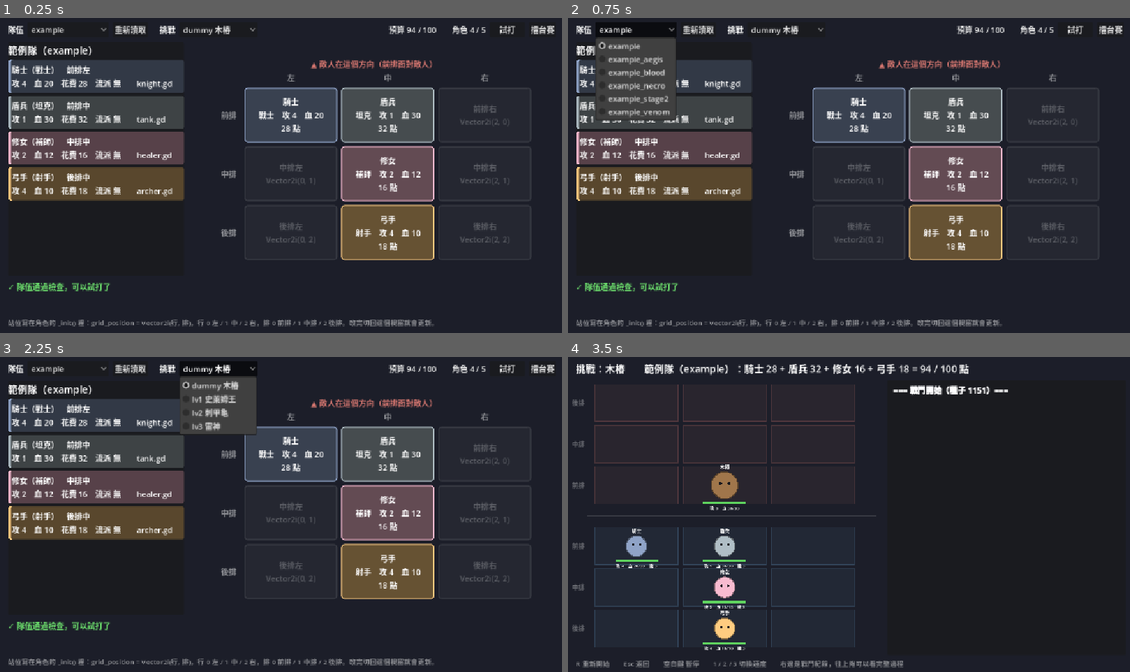
Above: before the commit, frames 1-4 (two rows, left to right).
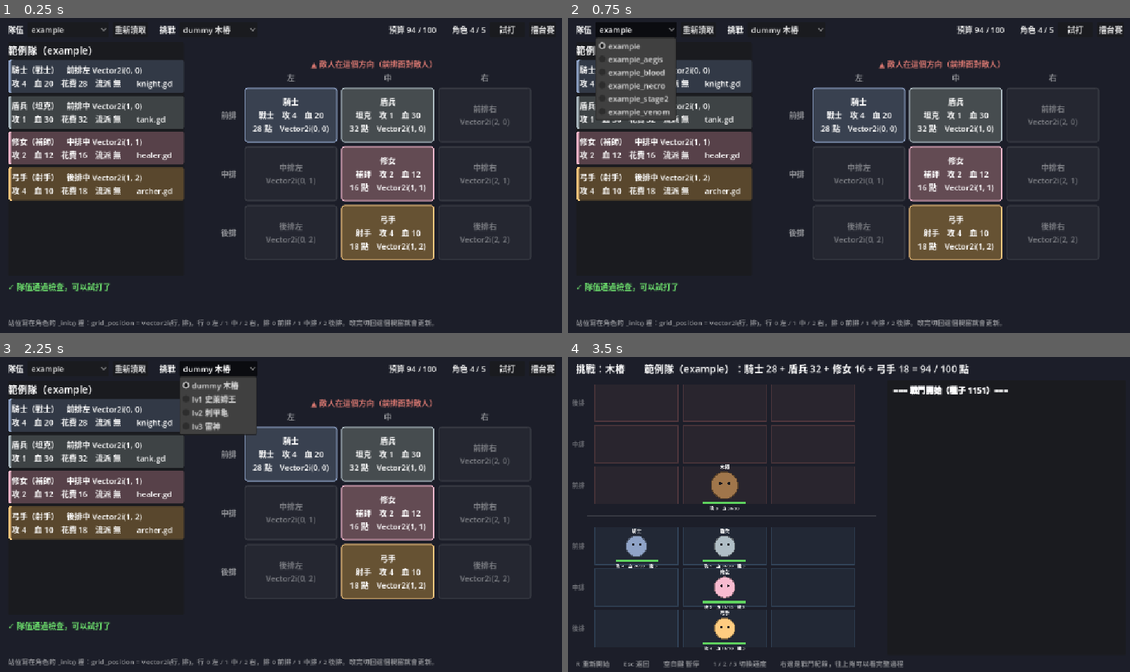
Above: after the commit, the same moments.

Repository: AlusIsing/course-1151-5
Game: Godot game, scene res://framework/preview/team_preview.tscn
Same seed, same stepped clock (60 frames per second), same inputs: the game is played once before the commit and once after it.
Inputs:
- Up to frame 1 (0.25 s): no input
- Up to frame 2 (0.75 s): click "example" at 0.5 s
- Up to frame 3 (2.25 s): click "重新讀取" at 1.25 s; click "dummy 木樁" at 2 s
- Up to frame 4 (3.5 s): click "試打" at 2.75 s

The runs differ from the first frame. In frame 1, 1.2% of the frame differs, in the area x 16-90%, y 15-74%; in frame 2, 1.1%; in frame 3, 1.2%; in frame 4, nothing differs.

Commit message:
feat: 陣型預覽和檢查訊息都附上可以照抄的座標
- 新增 Rules.cell_label()：「前排左 Vector2i(0, 0)」
- 陣型預覽：有角色的格子和成員清單也顯示座標，空格的座標字調亮
- validator：站位重複、站位超出範圍的錯誤寫出座標和行、排的意思
- validate.gd 的隊伍摘要也附上座標

Co-Authored-By: Claude Opus 5.5 <noreply@anthropic.com>

Diff:
--- a/framework/preview/team_preview.gd
+++ b/framework/preview/team_preview.gd
@@ -195,11 +195,12 @@
 			style.bg_color = Color(1, 1, 1, 0.04)
 			style.border_color = Color(1, 1, 1, 0.12)
 			label.text = "%s\nVector2i(%d, %d)" % [Rules.cell_name(cell), cell.x, cell.y]
-			label.add_theme_color_override("font_color", Color(1, 1, 1, 0.25))
+			label.add_theme_color_override("font_color", Color(1, 1, 1, 0.4))
 		else:
 			style.bg_color = info.color.darkened(0.6)
 			style.border_color = info.color
-			label.text = "%s%s\n%s　攻 %d　血 %d\n%d 點" % [_icon(info.school), info.name, info.role, info.attack, info.max_hp, info.cost]
+			label.text = "%s%s\n%s　攻 %d　血 %d\n%d 點　Vector2i(%d, %d)" % [_icon(info.school), info.name, info.role,
+					info.attack, info.max_hp, info.cost, cell.x, cell.y]
 			label.add_theme_color_override("font_color", Color.WHITE)
 		(label.get_parent() as PanelContainer).add_theme_stylebox_override("panel", style)
 
@@ -247,7 +248,7 @@
 	panel.add_theme_stylebox_override("panel", style)
 	var label: Label = Label.new()
 	label.text = "%s%s（%s）　%s\n攻 %d　血 %d　花費 %d　流派 %s　　%s" % [_icon(info.school), info.name, info.role,
-			Rules.cell_name(info.cell), info.attack, info.max_hp, info.cost, Rules.SCHOOL_NAMES[info.school], info.path.get_file()]
+			Rules.cell_label(info.cell), info.attack, info.max_hp, info.cost, Rules.SCHOOL_NAMES[info.school], info.path.get_file()]
 	panel.add_child(label)
 	return panel
 
--- a/framework/rules.gd
+++ b/framework/rules.gd
@@ -98,6 +98,11 @@
 	return ROW_NAMES[cell.y] + COL_NAMES[cell.x]
 
 
+## 格子名稱加上可以直接照抄的座標，例如 Vector2i(0, 0) →「前排左 Vector2i(0, 0)」
+static func cell_label(cell: Vector2i) -> String:
+	return "%s Vector2i(%d, %d)" % [cell_name(cell), cell.x, cell.y]
+
+
 ## 流派加成的等級：0 沒有、1 是 2 隻加成、2 是 4 隻加成
 static func school_tier(count: int) -> int:
 	var tier: int = 0
--- a/framework/validator.gd
+++ b/framework/validator.gd
@@ -105,10 +105,11 @@
 			errors.append("%s：school 要是 School.NONE、VENOM、AEGIS、BLOOD、NECRO 其中一個" % label)
 		var cell: Vector2i = unit.grid_position
 		if not Rules.is_valid_cell(cell):
-			errors.append("%s：請在 _init() 設定 grid_position，x 和 y 都要是 0–2，現在是 (%d, %d)"
+			errors.append("%s：請在 _init() 設定 grid_position = Vector2i(行, 排)，行是左右、排是前後，都要是 0–2，現在是 Vector2i(%d, %d)"
 					% [label, cell.x, cell.y])
 		elif used.has(cell):
-			errors.append("%s：和 %s 站在同一格 %s" % [label, used[cell], Rules.cell_name(cell)])
+			errors.append("%s：和 %s 站在同一格 %s，請換一個空格（陣型預覽的空格上有寫座標）"
+					% [label, used[cell], Rules.cell_label(cell)])
 		else:
 			used[cell] = unit.unit_name
 		var cost: int = Rules.unit_cost(unit.max_hp, unit.attack)
--- a/tools/validate.gd
+++ b/tools/validate.gd
@@ -157,7 +157,7 @@
 	section.lines.append("%s：%s" % [team.label(), Validator.describe_cost(team.members)])
 	for script: Script in team.members:
 		var unit: Unit = script.new()
-		section.lines.append("%s（%s）站在 %s" % [unit.unit_name, unit.get_role(), Rules.cell_name(unit.grid_position)])
+		section.lines.append("%s（%s）站在 %s" % [unit.unit_name, unit.get_role(), Rules.cell_label(unit.grid_position)])
 		unit.free()
 	return true
 
